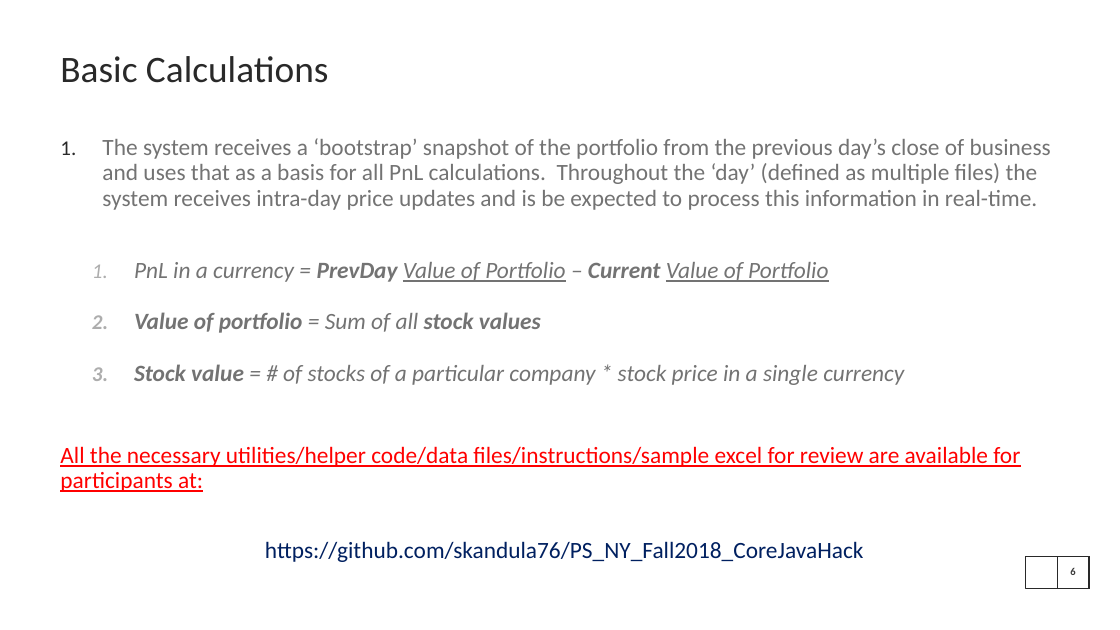
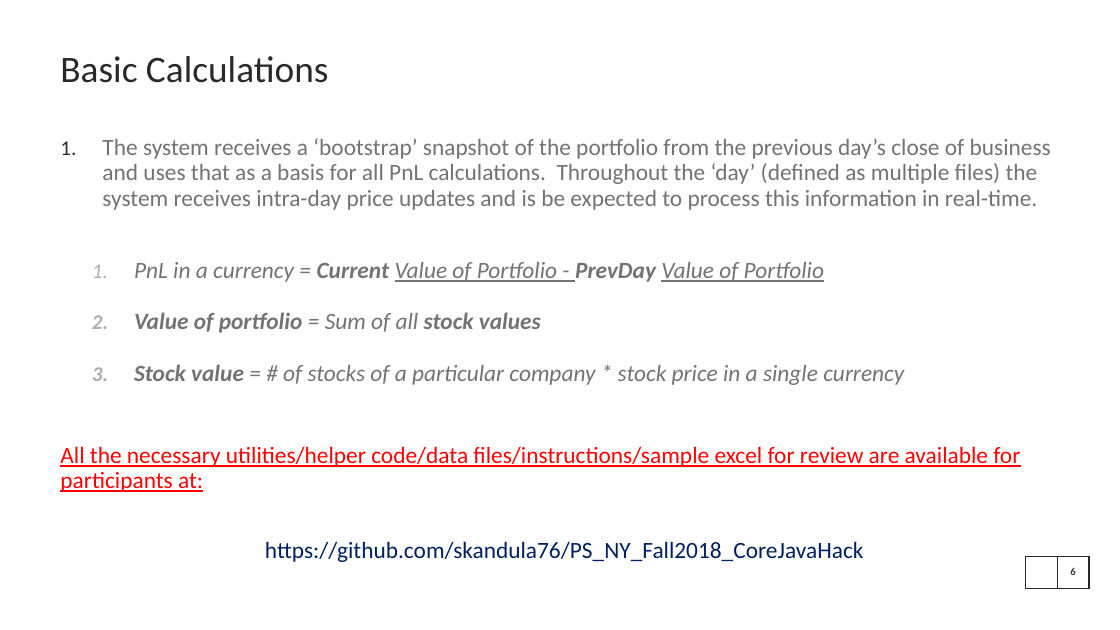
Before and after one commit to skandula76/PS_NY_Fall2018_CoreJavaHack, a slide deck: slide 6 of Java_Hack_2018_Nov.pptx. Drawn at 1120x630 pixels with LibreOffice and Linux fonts; fonts in the diff are those of the drawing; background and template pictures are left out. Boxes give left, top, right and bottom in pixels: in the first picture for what was removed or moved away, otherwise in the second. Text is boxed around its words. In the diff, an @@ line names an element or a change of style, - is before the commit and + after.

```diff
--- a/Java_Hack_2018_Nov.pptx
+++ b/Java_Hack_2018_Nov.pptx
@@ text at (134, 262, 824, 282): text changed @@
-  1. PnL in a currency = PrevDay Value of Portfolio – Current Value of Portfolio
+  1. PnL in a currency = Current Value of Portfolio - PrevDay Value of Portfolio
```
Also in this commit, not shown: 1 other file.
